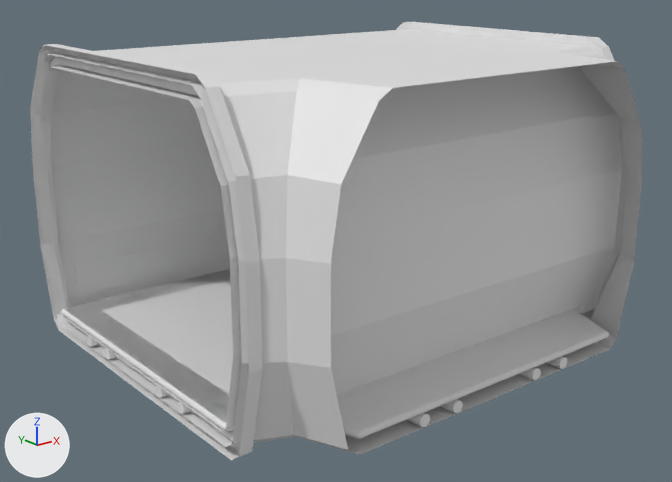
The glTF model ui/public/kits/pasillo/pasillo.glb as it was, and as the next commit left it.
Before and after are seen from a 50 mm lens placed at (-6.13, -7.73, 3.99), pointed at (-0.16, -0.27, 1.01). The axes (+X, +Y, +Z) are drawn at lower left. The lights are the same throughout. The picture after the commit comes second. Where no turn or scale is listed for an object, it has been applied to the vertices.

In view in the first picture: 'Conduit-02 T-Crossing', 'Corridor-01 Dead End', 'Corridor-01 Straight', 'Corridor-01 T-Crossing', 'Floor Glas-01 Dead End', 'Floor Glas-01 T-Crossing', 'Frame-01 Straight', 'Light Strip-02 Dead End', 'Light Strip-02 Straight', 'Light Strip-02 T-Crossing' and 2 more.
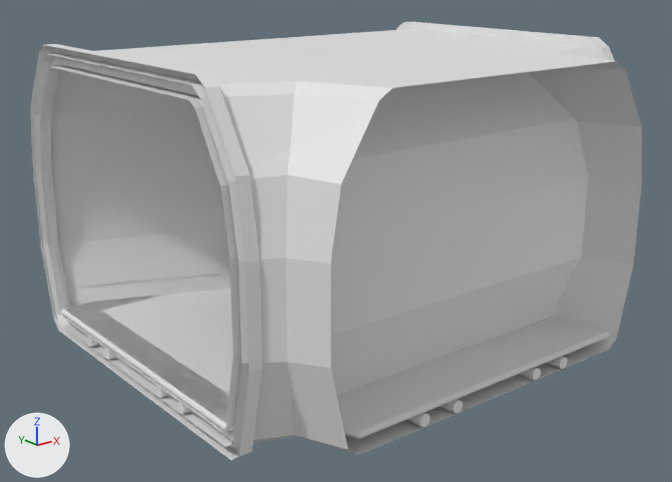
Changed parts and their boxes (x1, y1, x2, y2) in the pictures (672 x 482 px):
```json
{"object": "Corridor-01 Bend Sharp", "change": "added", "after": [34, 54, 642, 455]}
{"object": "Light Strip-02 Bend Sharp", "change": "added", "after": [76, 255, 598, 306], "faces in mat_emissive (white #e7e7e7)": [79, 257, 596, 304], "faces in mat_rough (white #e7e7e7)": [76, 255, 598, 306]}
{"object": "Floor Glas-01 T-Crossing", "change": "unchanged, covered by the edit", "before": [337, 316, 570, 410], "after": [522, 316, 570, 334]}
{"object": "Floor Glas-01 Bend Sharp", "change": "unchanged, uncovered by the edit", "after": [337, 328, 552, 410]}
```

Scene script edits in JSON lines:
```json
{"op": "add", "block": "me_cube_020", "code": ["me_cube_020 = bpy.data.meshes.new('Cube.020')", "me_cube_020.from_pydata(...)  # 270 vertices, 512 faces; spans x -2.25..2.25, y -2.25..2.25, z -1.5..1.5", "me_cube_020.materials.append(mat_rough)  # white #e7e7e7"]}
{"op": "add", "block": "me_cube_173", "code": ["me_cube_173 = bpy.data.meshes.new('Cube.173')", "me_cube_173.from_pydata(...)  # 32 vertices, 56 faces; spans x -2.02..2.02, y -2.02..2.02, z -0.1..0.1", "# faces by material slot: [52, 4]", "me_cube_173.materials.append(mat_rough)  # white #e7e7e7", "me_cube_173.materials.append(mat_emissive)  # white #e7e7e7"]}
{"op": "add", "block": "ob_corridor_01_bend_sharp", "code": ["ob_corridor_01_bend_sharp = bpy.data.objects.new('Corridor-01 Bend Sharp', me_cube_020)", "ob_corridor_01_bend_sharp.location = (-0.25, -0.25, 1.5)"]}
{"op": "add", "block": "ob_light_strip_02_bend_sharp", "code": ["ob_light_strip_02_bend_sharp = bpy.data.objects.new('Light Strip-02 Bend Sharp', me_cube_173)", "ob_light_strip_02_bend_sharp.location = (-0.2, -0.2, 0.48)"]}
```
